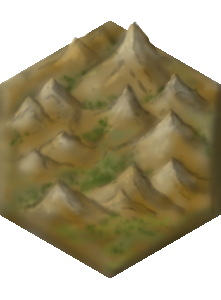
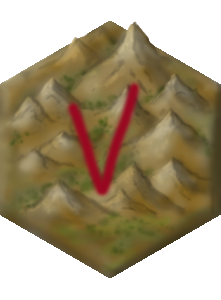
Layers edited between the first and the second 221x300 image:
added layer "Ebene 4" in group "Mountain" over [64, 79, 143, 199]
